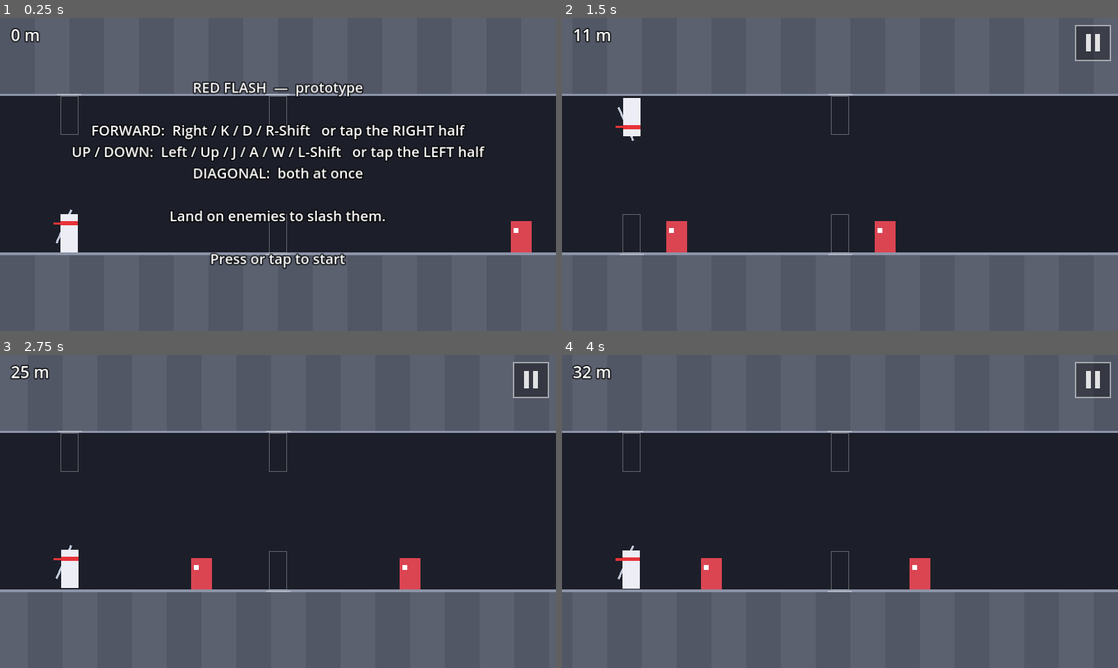
Above: before the commit, frames 1-4 (two rows, left to right).
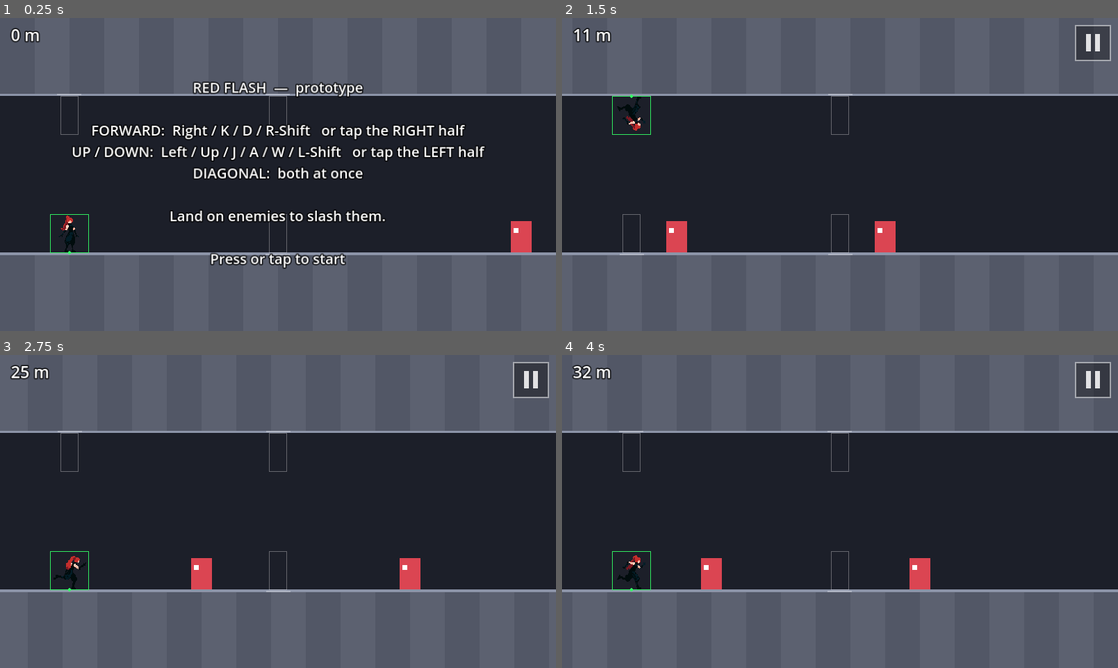
Above: after the commit, the same moments.

Repository: fredsbreads/game-off
Game: Godot game, scene res://scenes/main.tscn
Two runs of this game, one before a commit and one after it. Both use one fixed random seed, a clock stepped at 60 frames per second and the inputs below.
Inputs (mouse positions are in pixels of both pictures, inside the frame that each line leads up to):
- Up to frame 1 (0.25 s): no input
- Up to frame 2 (1.5 s): tap Enter at 0.5 s; move the mouse to (962, 158) at 0.52 s; hold K (tp_forward) 0.53-1.28 s; hold J (tp_vertical) 0.53-1.28 s; click (962, 158) at 0.67 s; move the mouse to (728, 190) at 1.27 s; tap Shift at 1.35 s
- Up to frame 3 (2.75 s): move the mouse to (333, 442) at 2.02 s; hold K (tp_forward) from 2.03 s (still down); hold J (tp_vertical) from 2.03 s (still down)
- Up to frame 4 (4 s): move the mouse to (812, 574) at 2.77 s; release J (tp_vertical) at 2.78 s; tap Shift at 2.85 s; click (812, 574) at 2.92 s; move the mouse to (1006, 558) at 3.52 s; release K (tp_forward) at 3.53 s; hold J (tp_vertical) from 3.53 s (still down)

The runs differ from the first frame. In frame 1, 0.5% of the frame differs, in the area x 9-16%, y 61-76%; in frame 2, 0.5%; in frame 3, 0.5%, in the area x 9-16%, y 60-76%; in frame 4, 0.5%.

Commit message:
Kunoichi sprite (red hair) replaces the placeholder player; hitbox outline shown

Diff:
--- a/scripts/main.gd
+++ b/scripts/main.gd
@@ -303,6 +303,7 @@
 	freeze_effect.set_state(1.0 if flashing else 0.0, 1.0 if chain_pause and not flashing else 0.0)
 	fx.frozen = paused and _pause_elapsed >= FX_FREEZE_AFTER
 	player.markers_lit = chain_pause
+	player.frozen = paused
 
 
 func _step() -> void:
--- a/scripts/player.gd
+++ b/scripts/player.gd
@@ -1,18 +1,30 @@
 class_name Player
 extends Node2D
 ## The runner. Gameplay state is `x` (in tiles), `row` (floor or ceiling)
-## and `cooldown` (in frames). main.gd moves them; this script only draws,
-## including the three landing markers (forward, across, diagonal).
+## and `cooldown` (in frames). main.gd moves them; this script only draws:
+## the kunoichi sprite, the three landing markers (forward, across,
+## diagonal) and, while SHOW_HITBOX is on, her hitbox.
 
-const BODY_COLOR := Color(0.93, 0.93, 0.96)
-const SCARF_COLOR := Color(0.9, 0.2, 0.22)
-const SWORD_COLOR := Color(0.75, 0.78, 0.85)
+# Show the hitbox outline over the sprite (for tuning; turn off for release).
+const SHOW_HITBOX := true
+
+const SHEET := preload("res://assets/sprites/kunoichi.png")
+const FRAME := Vector2i(96, 96)
+# Where her feet are inside a 96x96 frame: this point sits on the floor.
+const FEET := Vector2(47, 88)
+# [row on the sheet, frame count, frames per second, loop]
+const ANIMS := {
+	"idle": [0, 6, 8.0, true],
+	"run": [2, 6, 12.0, true],
+	"fall": [5, 3, 10.0, true],
+}
+
 const MARKER_READY := Color(1, 1, 1, 0.32)
 const MARKER_COOLDOWN := Color(1, 1, 1, 0.1)
 const MARKER_LIT := Color(1, 1, 1, 0.95)    # during the kill pause: "your move"
 const MARKER_LIT_PULSE_SPEED := 18.0
-const BOB_SPEED := 18.0
-const BOB_HEIGHT := 3.0
+const MARKER_SIZE := Vector2(0.5, 1.1)       # tiles
+const HITBOX_COLOR := Color(0.2, 1.0, 0.4, 0.9)
 
 var x := 0.0
 var row := Rules.Row.FLOOR
@@ -20,16 +32,50 @@
 var running := false
 var alive := true
 var markers_lit := false
+var frozen := false      # kill pause: hold the current animation frame
 
-var _run_time := 0.0
 var _lit_time := 0.0
 var _death_offset := Vector2.ZERO
 var _death_velocity := Vector2.ZERO
+var _sprite: AnimatedSprite2D
+var _hitbox: Node2D
+
+
+func _ready() -> void:
+	_sprite = AnimatedSprite2D.new()
+	_sprite.sprite_frames = _build_frames()
+	_sprite.centered = false
+	_sprite.offset = -FEET
+	_sprite.texture_filter = CanvasItem.TEXTURE_FILTER_NEAREST
+	_sprite.play("idle")
+	add_child(_sprite)
+
+	# Drawn after (on top of) the sprite.
+	_hitbox = Node2D.new()
+	_hitbox.draw.connect(_draw_hitbox)
+	add_child(_hitbox)
+
+
+func _build_frames() -> SpriteFrames:
+	var frames := SpriteFrames.new()
+	frames.remove_animation("default")
+	for anim in ANIMS:
+		var spec: Array = ANIMS[anim]
+		frames.add_animation(anim)
+		frames.set_animation_speed(anim, spec[2])
+		frames.set_animation_loop(anim, spec[3])
+		for i in int(spec[1]):
+			var tex := AtlasTexture.new()
+			tex.atlas = SHEET
+			tex.region = Rect2(Vector2(i * FRAME.x, int(spec[0]) * FRAME.y), Vector2(FRAME))
+			frames.add_frame(anim, tex)
+	return frames
 
 
 func die(_kind: String) -> void:
 	alive = false
 	_death_velocity = Vector2(-220, -420)
+	_sprite.play("fall")
 
 
 func animate_death(delta: float) -> void:
@@ -39,44 +85,43 @@
 
 
 func _process(delta: float) -> void:
-	if running and alive and not markers_lit:
-		_run_time += delta
 	_lit_time = _lit_time + delta if markers_lit else 0.0
 	position = Vector2(x * Rules.TILE, Rules.surface_y(row)) + _death_offset
-	# On the ceiling the whole player (and its markers) is drawn upside down.
+	# On the ceiling the whole player (sprite and markers) is upside down.
 	scale.y = -1.0 if row == Rules.Row.CEILING else 1.0
+
+	if alive:
+		var want := "run" if running else "idle"
+		if _sprite.animation != want:
+			_sprite.play(want)
+	_sprite.speed_scale = 0.0 if frozen else 1.0
+
 	queue_redraw()
+	_hitbox.queue_redraw()
 
 
 func _draw() -> void:
+	if not alive:
+		return
 	var t := Rules.TILE
-	var w := t * 0.5
-	var h := t * 1.1
+	var w := MARKER_SIZE.x * t
+	var h := MARKER_SIZE.y * t
 	# In local coordinates the other row is always ROW_GAP "up" (-y): when
 	# the player is flipped onto the ceiling, that maps down to the floor.
 	var gap := Rules.ROW_GAP * t
 
-	if alive:
-		var marker_color := MARKER_READY if cooldown == 0 else MARKER_COOLDOWN
-		var width := 2.0
-		if markers_lit:
-			marker_color = MARKER_LIT
-			marker_color.a *= 0.75 + 0.25 * cos(_lit_time * MARKER_LIT_PULSE_SPEED)
-			width = 3.0
-		var fwd := Rules.FORWARD * t
-		# Forward: same row.
-		_draw_marker(Rect2(fwd - w / 2, -h, w, h), 3.0, marker_color, width)
-		# Vertical and diagonal: the other row (hanging from its surface).
-		_draw_marker(Rect2(-w / 2, -gap, w, h), -gap - 3.0, marker_color, width)
-		_draw_marker(Rect2(fwd - w / 2, -gap, w, h), -gap - 3.0, marker_color, width)
-
-	var bob := -absf(sin(_run_time * BOB_SPEED)) * BOB_HEIGHT
-	# Sword on the back, only while it's ready to throw.
-	if cooldown == 0 or not alive:
-		draw_line(Vector2(-w * 0.75, -h * 0.25 + bob), Vector2(w * 0.1, -h * 1.12 + bob), SWORD_COLOR, 4.0)
-	draw_rect(Rect2(-w / 2, -h + bob, w, h), BODY_COLOR)
-	draw_rect(Rect2(-w / 2, -h * 0.82 + bob, w, 7), SCARF_COLOR)
-	draw_rect(Rect2(-w / 2 - 14, -h * 0.82 + bob + 2, 14, 4), SCARF_COLOR)
+	var marker_color := MARKER_READY if cooldown == 0 else MARKER_COOLDOWN
+	var width := 2.0
+	if markers_lit:
+		marker_color = MARKER_LIT
+		marker_color.a *= 0.75 + 0.25 * cos(_lit_time * MARKER_LIT_PULSE_SPEED)
+		width = 3.0
+	var fwd := Rules.FORWARD * t
+	# Forward: same row.
+	_draw_marker(Rect2(fwd - w / 2, -h, w, h), 3.0, marker_color, width)
+	# Vertical and diagonal: the other row (hanging from its surface).
+	_draw_marker(Rect2(-w / 2, -gap, w, h), -gap - 3.0, marker_color, width)
+	_draw_marker(Rect2(fwd - w / 2, -gap, w, h), -gap - 3.0, marker_color, width)
 
 
 func _draw_marker(body: Rect2, line_y: float, color: Color, width: float) -> void:
@@ -84,3 +129,16 @@
 	var cx := body.get_center().x
 	var half := body.size.x * 0.7
 	draw_line(Vector2(cx - half, line_y), Vector2(cx + half, line_y), color, width + 1.0)
+
+
+## The hitbox as the rules use it: you collide with an enemy in your row if
+## its centre comes within HIT_RADIUS of your position (the dot at your
+## feet). Drawn as a box that wide, as tall as the old placeholder body.
+func _draw_hitbox() -> void:
+	if not SHOW_HITBOX or not alive:
+		return
+	var t := Rules.TILE
+	var half := Rules.HIT_RADIUS * t
+	var h := MARKER_SIZE.y * t
+	_hitbox.draw_rect(Rect2(-half, -h, half * 2.0, h), HITBOX_COLOR, false, 2.0)
+	_hitbox.draw_circle(Vector2.ZERO, 3.0, HITBOX_COLOR)
Binary file added: assets/sprites/kunoichi.png
Not shown, added: assets/sprites/kunoichi.png.import
